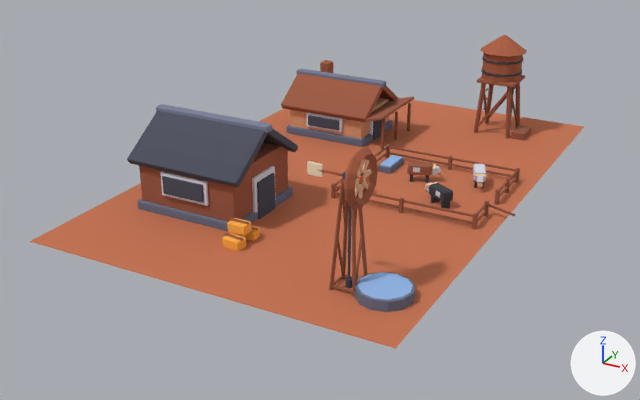
The glTF model public/assets/toycar/set-ranch.glb: old version first, new version second.
One viewpoint serves both versions: a 50 mm camera at (10.5, -24.4, 11.1) aimed at (-2.2, -1.4, -0.5). The lights are fixed; the arrows at lower right show +X, +Y and +Z. The picture after the commit comes second. Where no turn or scale is listed for an object, it has been applied to the vertices. Vertices at exactly the same position are counted once.

The first picture shows 'anim_spin:a=x:w=1.4#w', 'ranch' and 1 more.
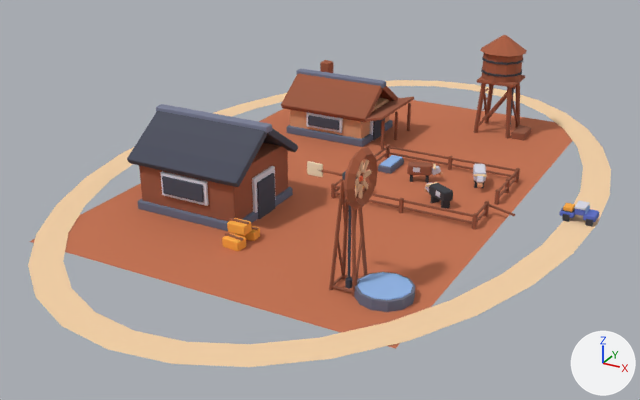
Scene script edits in JSON lines:
```json
{"block": "me_ranch", "where": "# used by ob_ranch; location = (0.0, 0.0, 0.0)"}
{"op": "remove", "block": "me_ranch", "code": "me_ranch.from_pydata(...)  # 3100 vertices, 5722 faces; spans x -7.4..4.1, y -8.8..8.6, z -0.1..3.6"}
{"op": "add", "block": "me_ranch", "code": "me_ranch.from_pydata(...)  # 3164 vertices, 5786 faces; spans x -9.9..6.2, y -11.9..11.9, z -0.1..3.6"}
{"block": "me_ranch", "change": "me_ranch part 1: a new loose piece of 64 vertices spanning x -9.9..6.2, y -11.9..11.9, z 0.1, in mat_colormap (picture img_colormap_png)"}
{"op": "add", "block": "me_anim_path_c_rounds_p_40_f_1_bob_h_0_025_p_0_45_truck", "code": ["me_anim_path_c_rounds_p_40_f_1_bob_h_0_025_p_0_45_truck = bpy.data.meshes.new('anim_path:c=rounds:p=40:f=1+bob:h=0.025:p=0.45#truck')", "me_anim_path_c_rounds_p_40_f_1_bob_h_0_025_p_0_45_truck.from_pydata(...)  # 264 vertices, 484 faces; spans x -0.63..0.42, y -0.29..0.29, z 0.0..0.5", "me_anim_path_c_rounds_p_40_f_1_bob_h_0_025_p_0_45_truck.materials.append(mat_colormap)  # picture img_colormap_png"]}
{"op": "add", "block": "ob_anim_path_c_rounds_p_40_f_1_bob_h_0_025_p_0_45_truck", "code": ["ob_anim_path_c_rounds_p_40_f_1_bob_h_0_025_p_0_45_truck = bpy.data.objects.new('anim_path:c=rounds:p=40:f=1+bob:h=0.025:p=0.45#truck', me_anim_path_c_rounds_p_40_f_1_bob_h_0_025_p_0_45_truck)", "ob_anim_path_c_rounds_p_40_f_1_bob_h_0_025_p_0_45_truck.location = (5.8, 0.0, 0.05)"]}
```

Boxes [x1, y1, x2, y2] around the edits, measured in the pictures (640 x 400 px):
```json
{"object": "ranch", "change": "reshaped", "before": [29, 35, 584, 349], "after": [28, 35, 611, 367]}
{"object": "anim_path:c=rounds:p=40:f=1+bob:h=0.025:p=0.45#truck", "change": "added", "after": [559, 201, 599, 226]}
{"part": 1, "of": "me_ranch", "change": "added", "after": [28, 80, 611, 367]}
```
